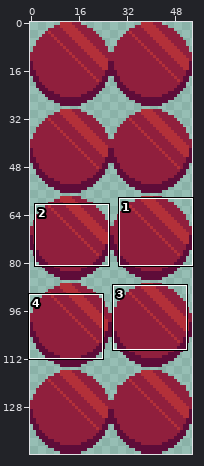
Pixel-art file, stored at arte/botao.aseprite. The picture above shows the old version from afar; the outline marks the close-up.
Close-up. First the earlier version:
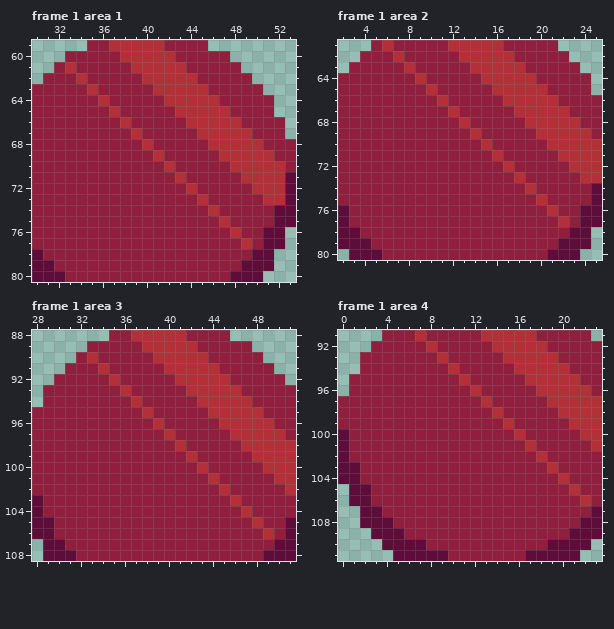
54x144 pixels, 2 frames. Shown: frame 1 area 1: x 30..53, y 59..80; frame 1 area 2: x 2..25, y 61..80; frame 1 area 3: x 28..51, y 88..108; frame 1 area 4: x 0..23, y 91..111. The commit also changed other frames or places, which this record leaves out.
After:
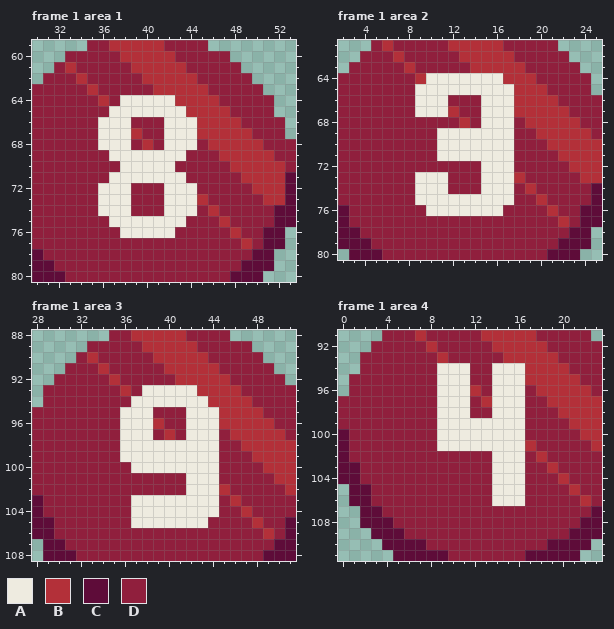
Palette (. is transparent): A #eeebe0  B #b33039  C #5e0c39  D #901f3d
What changed:
layer "numero" now shown
Frame 1 area 1, layer "numero":
Colour B becomes colour A in row 64 at x 42; in row 65 at x 37 and 43; in row 66 at x 38 and 44; in row 69 at x 41; in row 70 at x 42; in row 71 at x 43.
Colour B becomes colour A in row 72 at x 44.
Colour D becomes colour A in row 64 at x 38 to 41; in row 65 at x 38 to 42; in row 66 at x 36 to 37 and 42 to 43; in rows 67 to 68 at x 36 to 38 and 42 to 44; in row 69 at x 37 to 40 and 42 to 43; in row 70 at x 38 to 41.
Colour D becomes colour A in row 71 at x 37 to 42; in row 72 at x 36 to 38 and 42 to 43; in rows 73 to 74 at x 36 to 38 and 42 to 44; in row 75 at x 37 to 43; in row 76 at x 38 to 42.
Frame 1 area 2, layer "numero":
Colour B becomes colour A in row 64 at x 15 to 16; in row 65 at x 10 and 16 to 17; in row 66 at x 11 and 17; in row 69 at x 14; in row 70 at x 15; in row 71 at x 16.
Colour B becomes colour A in row 72 at x 17.
Colour D becomes colour A in row 64 at x 10 to 14; in row 65 at x 9 and 11 to 15; in row 66 at x 9 to 10 and 15 to 16; in row 67 at x 9 to 11 and 15 to 17; in row 68 at x 15 to 17; in row 69 at x 11 to 13 and 15 to 17.
Colour D becomes colour A in row 70 at x 11 to 14 and 16 to 17; in row 71 at x 11 to 15 and 17; in row 72 at x 15 to 16; in rows 73 to 74 at x 9 to 11 and 15 to 17; in row 75 at x 9 to 17; in row 76 at x 10 to 16.
Frame 1 area 3, layer "numero":
Colour B becomes colour A in row 93 at x 42; in row 94 at x 37 and 43; in row 95 at x 38 and 44; in row 98 at x 41; in row 99 at x 42; in row 100 at x 43.
Colour B becomes colour A in row 101 at x 44.
Colour D becomes colour A in row 93 at x 38 to 41; in row 94 at x 38 to 42; in row 95 at x 36 to 37 and 42 to 43; in rows 96 to 97 at x 36 to 38 and 42 to 44; in row 98 at x 36 to 40 and 42 to 44; in row 99 at x 36 to 41 and 43 to 44.
Colour D becomes colour A in row 100 at x 37 to 42 and 44; in row 101 at x 42 to 43; in row 102 at x 42 to 44; in rows 103 to 104 at x 37 to 44; in row 105 at x 37 to 43.
Frame 1 area 4, layer "numero":
Colour B becomes colour A in row 94 at x 10 and 16; in row 95 at x 11; in row 98 at x 14; in row 99 at x 15; in row 100 at x 16.
Colour D becomes colour A in row 94 at x 9, 11 and 14 to 15; in row 95 at x 9 to 10 and 14 to 16; in rows 96 to 97 at x 9 to 11 and 14 to 16; in row 98 at x 9 to 11 and 15 to 16; in row 99 at x 9 to 14 and 16; in row 100 at x 9 to 15.
Colour D becomes colour A in row 101 at x 9 to 16; in rows 102 to 106 at x 14 to 16.
